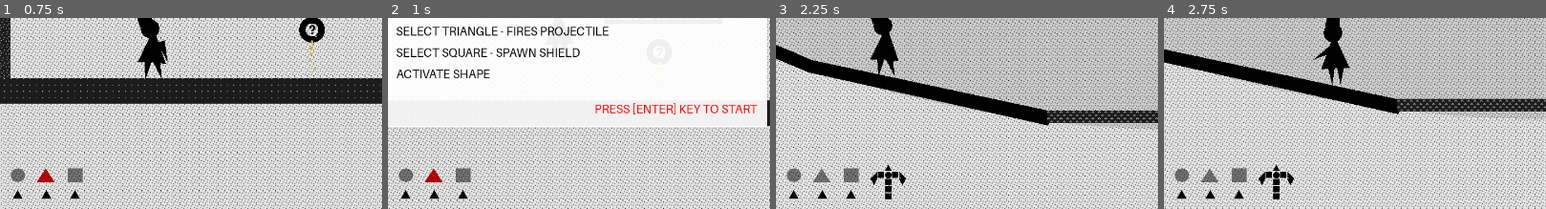
Above: before the commit, frames 1-4 (left to right).
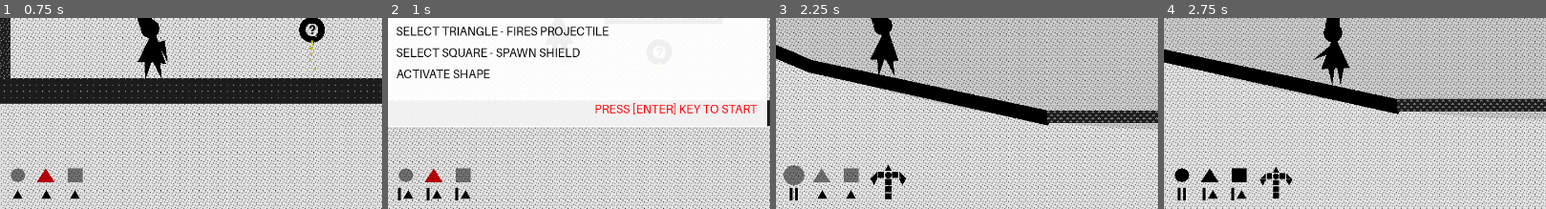
Above: after the commit, the same moments.

Repository: sciamop/circle-triangle-square
Game: Godot game, scene res://Scenes/game.tscn
The game is run twice, just before and just after one commit, with the same random seed, the same clock (stepped at 60 frames per second) and the same inputs. Video files are missing from this copy of the repository; at most half a second of black plays in their place.
Inputs:
- Up to frame 1 (0.75 s): tap Enter (ui_accept) at 0.5 s; hold Right (move_right) from 0.53 s (still down); tap E (activate) at 0.6 s
- Up to frame 2 (1 s): keep holding Right (move_right); tap Space (jump) at 0.77 s
- Up to frame 3 (2.25 s): tap L (level_2) at 1.25 s; release Right (move_right) at 1.28 s; hold Left (move_left) 1.28-2.03 s; tap E (activate) at 1.35 s; tap Space (jump) at 1.52 s; hold Right (move_right) from 2.03 s (still down); tap 4 (activate_blueprint_item) at 2.1 s
- Up to frame 4 (2.75 s): keep holding Right (move_right); tap E (activate) at 2.3 s
The pictures show only the part of the screen within x 42-92%, y 47-97%; the shares and areas given below are measured in that part.

Frame 1 is identical in both runs. In frame 2, 0.4% of the frame differs, in the area x 2-22%, y 88-96%; in frame 3, 0.4%; in frame 4, 1.4%, in the area x 2-34%, y 76-96%.

Commit message:
bug fix for items not updating

Diff:
--- /dev/null
+++ b/Builds/0.0.41/index.manifest.json
@@ -0,0 +1 @@
+{"background_color":"#000000","display":"standalone","icons":[{"sizes":"144x144","src":"index.144x144.png","type":"image/png"},{"sizes":"180x180","src":"index.180x180.png","type":"image/png"},{"sizes":"512x512","src":"index.512x512.png","type":"image/png"}],"name":"[]/\\O","orientation":"any","start_url":"./index.html"}
--- a/Scenes/circle_pickup.tscn
+++ b/Scenes/circle_pickup.tscn
@@ -2,7 +2,7 @@
 
 [ext_resource type="Script" uid="uid://dud53yhro4sr6" path="res://Scripts/pickup_controller.gd" id="1_2mcus"]
 
-[node name="circle_pickup" type="RigidBody2D"]
+[node name="circle_pickup" type="RigidBody2D" groups=["circle_pickup"]]
 collision_layer = 4
 collision_mask = 7
 mass = 0.139
--- a/Scenes/square_pickup.tscn
+++ b/Scenes/square_pickup.tscn
@@ -2,7 +2,7 @@
 
 [ext_resource type="Script" uid="uid://dud53yhro4sr6" path="res://Scripts/pickup_controller.gd" id="1_l3nsn"]
 
-[node name="square_pickup" type="RigidBody2D"]
+[node name="square_pickup" type="RigidBody2D" groups=["square_group"]]
 collision_layer = 4
 collision_mask = 7
 mass = 0.12
--- a/Scenes/triangle_pickup.tscn
+++ b/Scenes/triangle_pickup.tscn
@@ -2,7 +2,7 @@
 
 [ext_resource type="Script" uid="uid://dud53yhro4sr6" path="res://Scripts/pickup_controller.gd" id="1_wm5mj"]
 
-[node name="triangle_pickup" type="RigidBody2D"]
+[node name="triangle_pickup" type="RigidBody2D" groups=["triangle_group"]]
 collision_layer = 4
 collision_mask = 7
 mass = 0.125
--- a/Scripts/pickup_tracker.gd
+++ b/Scripts/pickup_tracker.gd
@@ -28,14 +28,14 @@
 	triangle_icon.add_to_group("shape_triangle")
 	square_icon.add_to_group("shape_square")
 
-	var _updateScore = Callable(self, "updateScore")
-	player.connect("on_pickup", _updateScore)
-
-	var _checkForActivate = Callable(self, "checkForActivated")
-	player.connect("on_activate", _checkForActivate)
-
-	var _no_projectile = Callable(self, "no_projectile")
-	player.connect("on_empty", _no_projectile)
+	# Connect to player signals
+	if player:
+		print("Connecting to player signals")
+		player.connect("on_pickup", Callable(self, "updateScore"))
+		player.connect("on_activate", Callable(self, "checkForActivated"))
+		player.connect("on_empty", Callable(self, "no_projectile"))
+	else:
+		print("Player not found!")
 
 	checkStatus()
 
@@ -87,28 +87,27 @@
 			polygon2d.color = blueprint_color
 
 func updateScore(pickup_type:String, pieces:int):
+	print("score updated")
+	var labelStr:String = pickup_type + "VBoxContainer/" + pickup_type + "Label"
+	var label:Label = get_node(labelStr)
 
-	# var iconStr:String = "../"+pickup_type+"VBoxContainer/"+pickup_type+"CenterContainer/" + pickup_type + "Icon"
+	if label:
+		label.set_text(str(pieces))
+		animation_player.play(pickup_type + "_update")
+		await animation_player.animation_finished
+		animation_player.play("RESET")
 
-	# var icon:Polygon2D = get_node(iconStr)
+		if (pickup_type == "triangle"):
+			triangle_score = pieces
+		if (pickup_type == "square"):
+			square_score = pieces
+		if (pickup_type == "circle"):
+			circle_score = pieces
 
-	var labelStr:String = pickup_type + "VBoxContainer/" + pickup_type + "Label"
-	var label:Label =  get_node(labelStr)
-
-
-	label.set_text(str(pieces))
-	animation_player.play(pickup_type + "_update")
-	await animation_player.animation_finished
-	animation_player.play("RESET")
-	if (pickup_type == "triangle"):
-		triangle_score = pieces
-	if (pickup_type == "square"):
-		square_score = pieces
-	if (pickup_type == "circle"):
-		circle_score = pieces
-
-	checkStatus()
-	emit_signal("on_score", circle_score, triangle_score, square_score)
+		checkStatus()
+		emit_signal("on_score", circle_score, triangle_score, square_score)
+	else:
+		print("Label not found: ", labelStr)
 
 func no_projectile(shape: String) -> void:
 	animation_player.play(shape + "_deny")
--- a/Scripts/player_controller.gd
+++ b/Scripts/player_controller.gd
@@ -231,15 +231,7 @@
 @export var wall_scene: PackedScene
 
 func _ready() -> void:
-	# Initialize shape counts
-	shape_counts["square"] = square_pieces
-	shape_counts["triangle"] = triangle_pieces
-	shape_counts["circle"] = circle_pieces
-
-	# Emit signals for each shape type
-	emit_signal("on_pickup", "circle", circle_pieces)
-	emit_signal("on_pickup", "triangle", triangle_pieces)
-	emit_signal("on_pickup", "square", square_pieces)
+
 
 	var is_dialogue = Callable(self, "set_dialog_invinciblity")
 	ui.connect("dialog_visible", is_dialogue)
@@ -303,6 +295,18 @@
 	grappling_line.default_color = Color(1, 1, 1, 0.8)
 	add_child(grappling_line)
 	grappling_line.visible = false
+
+		# Initialize shape counts
+	shape_counts["square"] = square_pieces
+	shape_counts["triangle"] = triangle_pieces
+	shape_counts["circle"] = circle_pieces
+
+	await get_tree().create_timer(1.0).timeout
+
+	# Emit signals for each shape type
+	emit_signal("on_pickup", "circle", circle_pieces)
+	emit_signal("on_pickup", "triangle", triangle_pieces)
+	emit_signal("on_pickup", "square", square_pieces)
 
 func _physics_process(delta: float) -> void:
 	# Skip all physics if player is disabled
@@ -982,16 +986,23 @@
 	if pickup.is_in_group("pickup_group"):
 		var pickup_parent = pickup.get_parent()
 		if pickup_parent:
+			print("Collecting pickup: ", pickup_parent.name)
 			# Add to appropriate shape count
 			if pickup_parent.is_in_group("triangle_pickup"):
 				triangle_pieces += 1
-				Global.emit_signal("shape_collected", "triangle", triangle_pieces)
+				shape_counts["triangle"] = triangle_pieces
+				print("Emitting triangle pickup signal: ", triangle_pieces)
+				emit_signal("on_pickup", "triangle", triangle_pieces)
 			elif pickup_parent.is_in_group("square_pickup"):
 				square_pieces += 1
-				Global.emit_signal("shape_collected", "square", square_pieces)
+				shape_counts["square"] = square_pieces
+				print("Emitting square pickup signal: ", square_pieces)
+				emit_signal("on_pickup", "square", square_pieces)
 			elif pickup_parent.is_in_group("circle_pickup"):
 				circle_pieces += 1
-				Global.emit_signal("shape_collected", "circle", circle_pieces)
+				shape_counts["circle"] = circle_pieces
+				print("Emitting circle pickup signal: ", circle_pieces)
+				emit_signal("on_pickup", "circle", circle_pieces)
 
 			# Update activation states
 			update_activation("all")
--- a/project.godot
+++ b/project.godot
@@ -45,6 +45,9 @@
 summit_point=""
 oob_trigger=""
 pickaxe_target=""
+circle_pickup=""
+triangle_group=""
+square_group=""
 
 [input]
 
Not shown, added: Builds/0.0.41/index.144x144.png.import
Not shown, added: Builds/0.0.41/index.180x180.png.import
Not shown, added: Builds/0.0.41/index.512x512.png.import
Not shown, added: Builds/0.0.41/index.apple-touch-icon.png.import
Not shown, added: Builds/0.0.41/index.icon.png.import
Not shown, added: Builds/0.0.41/index.png.import
Not shown, changed: export_presets.cfg
Not shown, added: Builds/0.0.41.zip
Not shown, added: Builds/0.0.41/index.144x144.png
Not shown, added: Builds/0.0.41/index.180x180.png
Not shown, added: Builds/0.0.41/index.512x512.png
Not shown, added: Builds/0.0.41/index.apple-touch-icon.png
(and 10 more such lines)
